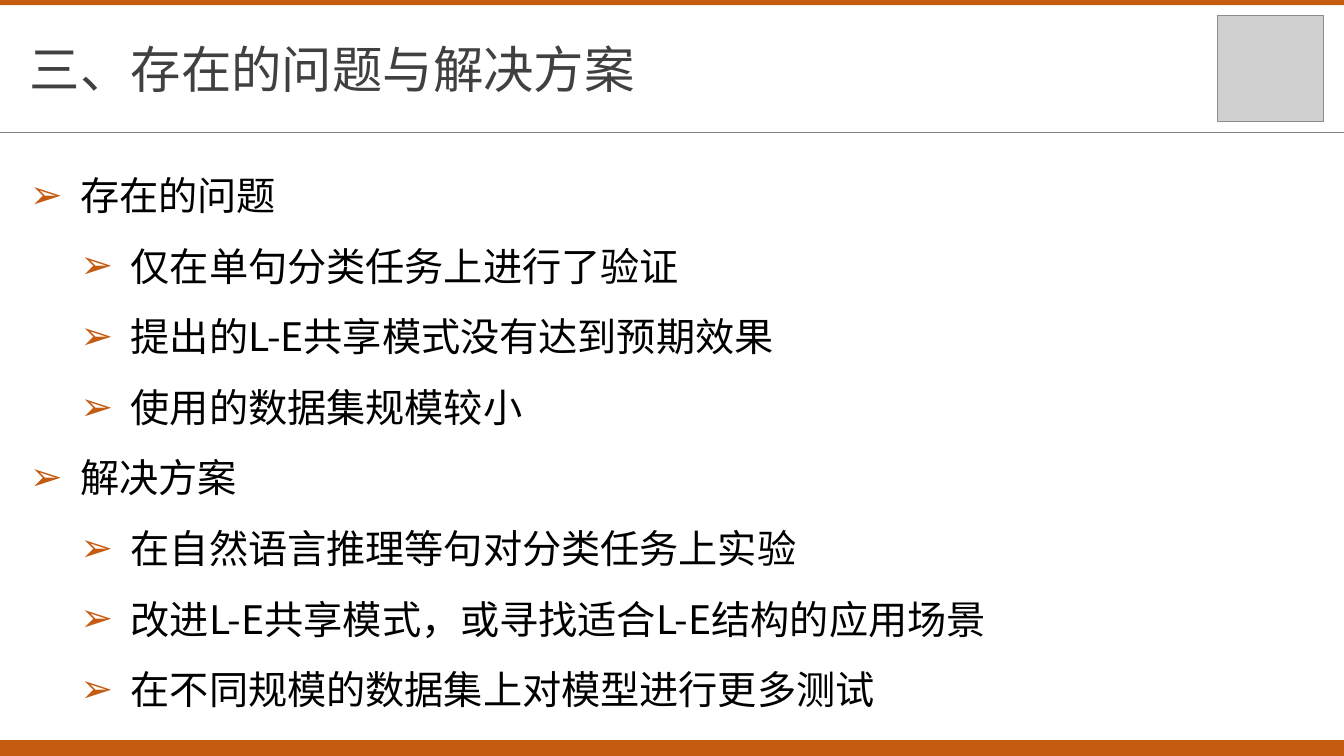
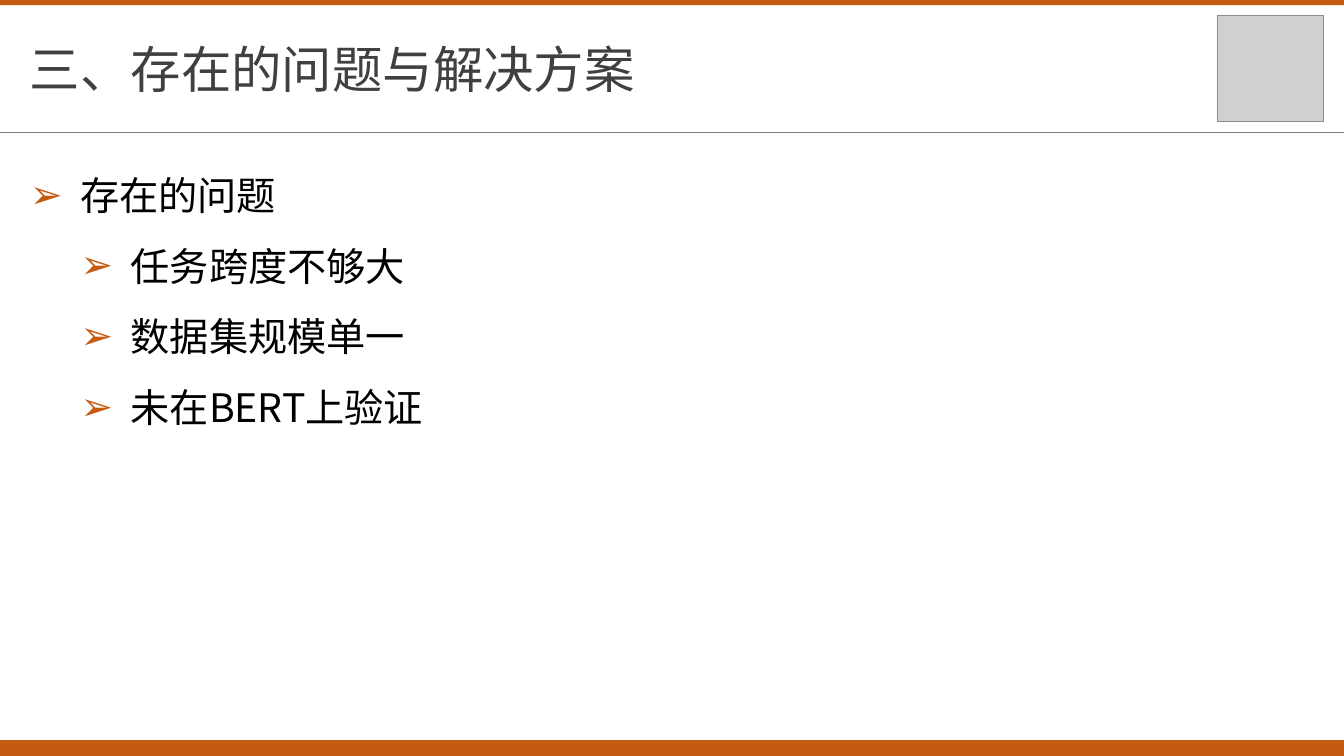
Before and after one commit to txsun1997/Bachelor-Thesis-XDU, a slide deck: slide 14 of materials/中期答辩.pptx. Drawn at 1344x756 pixels with LibreOffice and Linux fonts; fonts in the diff are those of the drawing; grey boxes stand for pictures. Boxes give left, top, right and bottom in pixels: in the first picture for what was removed or moved away, otherwise in the second. Text is boxed around its words. In the diff, an @@ line names an element or a change of style, - is before the commit and + after.

```diff
--- a/materials/中期答辩.pptx
+++ b/materials/中期答辩.pptx
@@ text at (131, 248, 423, 425): text changed @@
-  ➢ 仅在单句分类任务上进行了验证
-  ➢ 提出的L-E共享模式没有达到预期效果
-  ➢ 使用的数据集规模较小
-➢ 解决方案
-  ➢ 在自然语言推理等句对分类任务上实验
-  ➢ 改进L-E共享模式，或寻找适合L-E结构的应用场景
-  ➢ 在不同规模的数据集上对模型进行更多测试
+  ➢ 任务跨度不够大
+  ➢ 数据集规模单一
+  ➢ 未在BERT上验证
```
Also in this commit, not shown: 2 other slides changed, 1 other file.
